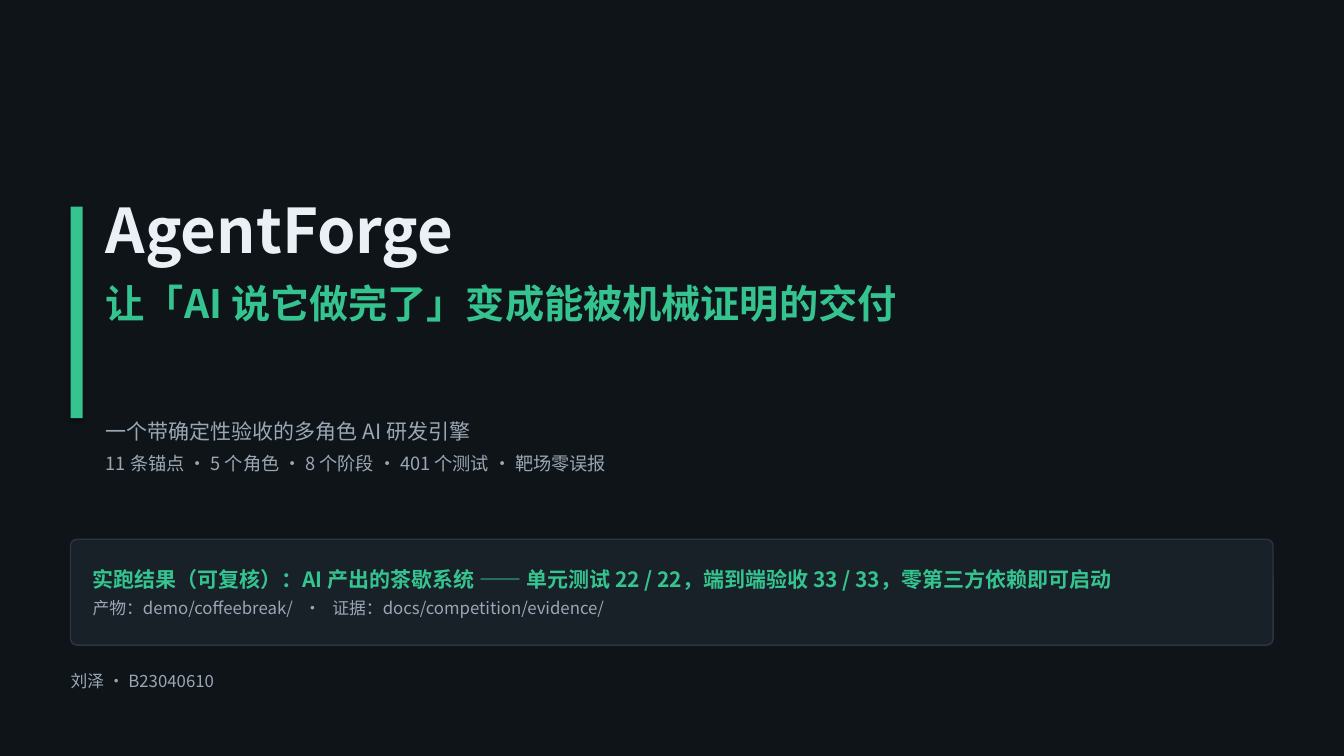
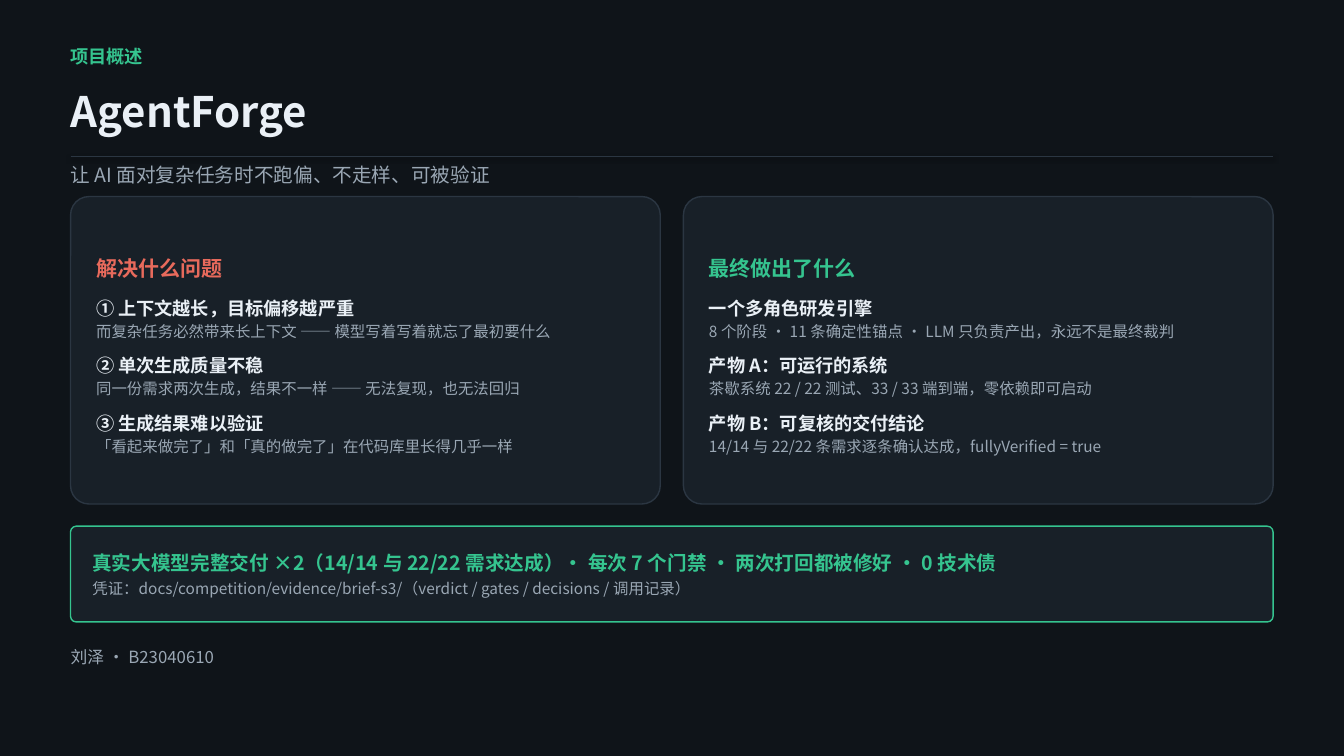
Before and after one commit to liezhuren/agentforge, a slide deck: slide 1 of docs/competition/AgentForge-赛道B.pptx. Drawn at 1344x756 pixels with LibreOffice and Linux fonts; fonts in the diff are those of the drawing. Boxes give left, top, right and bottom in pixels: in the first picture for what was removed or moved away, otherwise in the second. Text is boxed around its words. In the diff, an @@ line names an element or a change of style, - is before the commit and + after.

Commit message:
docs(pptx): 重做第 1-2 页 —— 从「我的调试日记」改成「项目概述 + 问题与目标」
批评是对的：原来的第 1 页是标题+一句口号，第 2 页讲的是我自己踩的坑
（28 条挂 501、输入 token 恒定），读起来像开发日志，不是在讲产品要解决什么。

新的两页：

**第 1 页 · 项目概述**
左「解决什么问题」：① 上下文越长目标偏移越严重（复杂任务必然长上下文）
② 单次生成质量不稳（同一需求两次结果不同）③ 结果难以验证（看起来做完≠做完）
右「最终做出了什么」：多角色研发引擎（8 阶段 / 11 条锚点 / LLM 只产出不裁决）；
产物 A 可运行系统（茶歇 22/22 测试、33/33 端到端）；产物 B 可复核交付结论（14/14、22/22，fullyVerified）

**第 2 页 · 问题与目标**
标题改成判断句：AI 生成的两个本质问题 —— 随机，且难验证。
左「为什么值得解决」：随机性让结果不可复现；难验证让结果不可交付；
而用另一个 LLM 当裁判 = 让被告当法官（保留一条我们自己的实测反例作证据）
右「成功标准」三条可判定：① 机械层全过（编译/测试真跑/服务真探针）
② 需求层逐条判定（证据必须真实文件+真实行号，编造即作废）③ 不许自我满足
（空交付 / SKIPPED / 带债 都显式记账且不算通过）=> fullyVerified
底部：同一套判据刚用出两个相反结果 —— 认证两次真交付、拦下一次空交付

同步：
- 第 3 页、第 8 页的成果数字更新为「两次完整交付（14/14 与 22/22）」
- PPT 里 markdown 星号会被当字面量印出来，已清掉；第 1 页面板高度收紧
- 07 讲稿的第 1、2 页讲稿按新逻辑重写（含口播词）
- PPTX 与 PDF 均已重新导出

```diff
--- a/docs/competition/AgentForge-赛道B.pptx
+++ b/docs/competition/AgentForge-赛道B.pptx
@@ text added at (71,47,144,65), 13 pt, text #35C48F, bold @@
+项目概述
@@ text "AgentForge": place and size @@
-text "AgentForge" at (106,207,896,322)
+text "AgentForge" at (71,96,308,137)
@@ text "AgentForge" at (71,96,308,137): size 44 to 30 pt @@
@@ text added at (71,165,490,184), 14 pt, text #9AA7B4 @@
+让 AI 面对复杂任务时不跑偏、不走样、可被验证
@@ line added from (71, 156) to (1273, 156), #2B3642 1 pt @@
@@ rectangle removed at (71,207,83,418) @@
@@ rounded rectangle added at (71,197,660,504), fill #182028, outline #2B3642 1 pt, 11 pt, text #9AA7B4 @@
+解决什么问题
+① 上下文越长，目标偏移越严重
+而复杂任务必然带来长上下文 —— 模型写着写着就忘了最初要什么
+② 单次生成质量不稳
+同一份需求两次生成，结果不一样 —— 无法复现，也无法回归
+③ 生成结果难以验证
+「看起来做完了」和「真的做完了」在代码库里长得几乎一样
@@ rounded rectangle added at (684,197,1273,504), fill #182028, outline #2B3642 1 pt, 11 pt, text #9AA7B4 @@
+最终做出了什么
+一个多角色研发引擎
+8 个阶段 · 11 条确定性锚点 · LLM 只负责产出，永远不是最终裁判
+产物 A：可运行的系统
+茶歇系统 22 / 22 测试、33 / 33 端到端，零依赖即可启动
+产物 B：可复核的交付结论
+14/14 与 22/22 条需求逐条确认达成，fullyVerified = true
@@ text at (106,284,896,322): paragraph removed @@
-让「AI 说它做完了」变成能被机械证明的交付
@@ text removed at (106,421,606,472) @@
-一个带确定性验收的多角色 AI 研发引擎
-11 条锚点 · 5 个角色 · 8 个阶段 · 401 个测试 · 靶场零误报
@@ rounded rectangle removed at (71,539,1273,645) @@
-实跑结果（可复核）：AI 产出的茶歇系统 —— 单元测试 22 / 22，端到端验收 33 / 33，零第三方依赖即可启动
-产物：demo/coffeebreak/ · 证据：docs/competition/evidence/
@@ rounded rectangle added at (71,526,1273,622), fill #182028, outline #35C48F 1 pt, 11 pt, text #9AA7B4 @@
+真实大模型完整交付 ×2（14/14 与 22/22 需求达成）· 每次 7 个门禁 · 两次打回都被修好 · 0 技术债
+凭证：docs/competition/evidence/brief-s3/（verdict / gates / decisions / 调用记录）
@@ text "刘泽 · B23040610": place and size @@
-text "刘泽 · B23040610" at (71,673,214,689)
+text "刘泽 · B23040610" at (71,649,214,665)
```
Also in this commit, not shown: 3 other slides changed, 2 other files.
